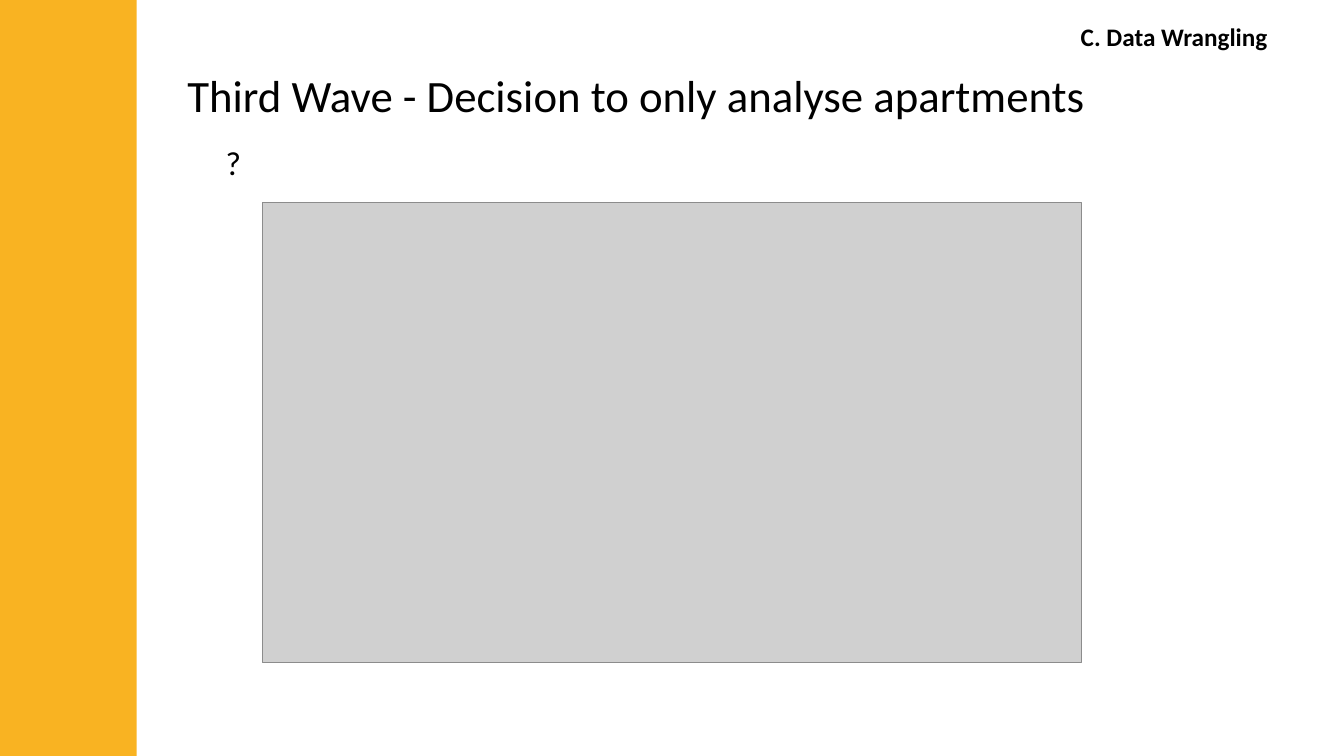
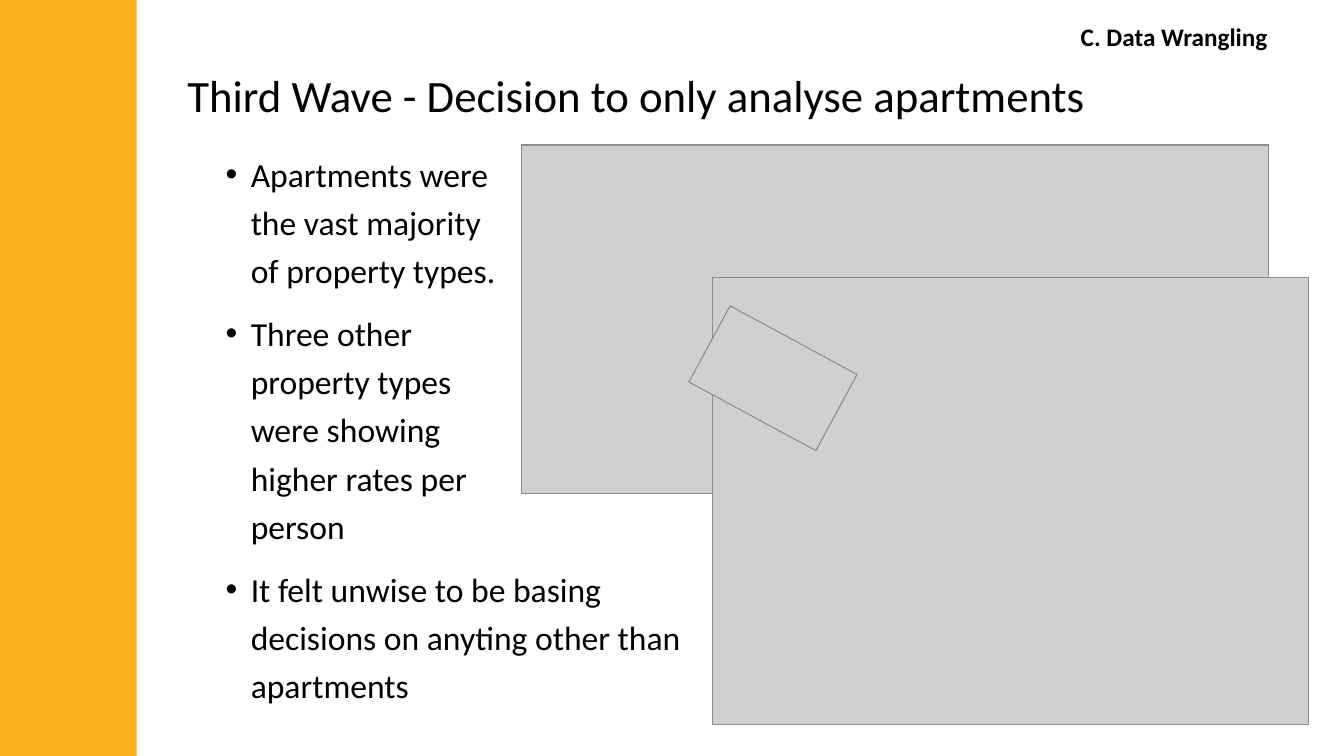
Before and after one commit to jMacProd/Project1, a slide deck: slide 12 of Presentation Slides/airbnbPresentation.pptx. Drawn at 1344x756 pixels with LibreOffice and Linux fonts; fonts in the diff are those of the drawing; grey boxes stand for pictures. Boxes give left, top, right and bottom in pixels: in the first picture for what was removed or moved away, otherwise in the second. Text is boxed around its words. In the diff, an @@ line names an element or a change of style, - is before the commit and + after.

```diff
--- a/Presentation Slides/airbnbPresentation.pptx
+++ b/Presentation Slides/airbnbPresentation.pptx
@@ text removed at [216, 137, 1245, 740] @@
-?
@@ picture added at [522, 145, 1269, 493] @@
@@ text added at [251, 165, 681, 704], 24 pt, text #000000 @@
+• Apartments were
+  the vast majority
+  of property types.
+• Three other
+  property types
+  were showing
+  higher rates per
+  person
+• It felt unwise to be basing
+  decisions on anyting other than
+  apartments
@@ picture: place and size @@
-picture at [262, 203, 1081, 663]
+picture at [713, 277, 1309, 725]
@@ picture added at [689, 306, 857, 451] @@
```
Also in this commit, not shown: 4 other slides changed, 5 slides removed, 4 other files.
